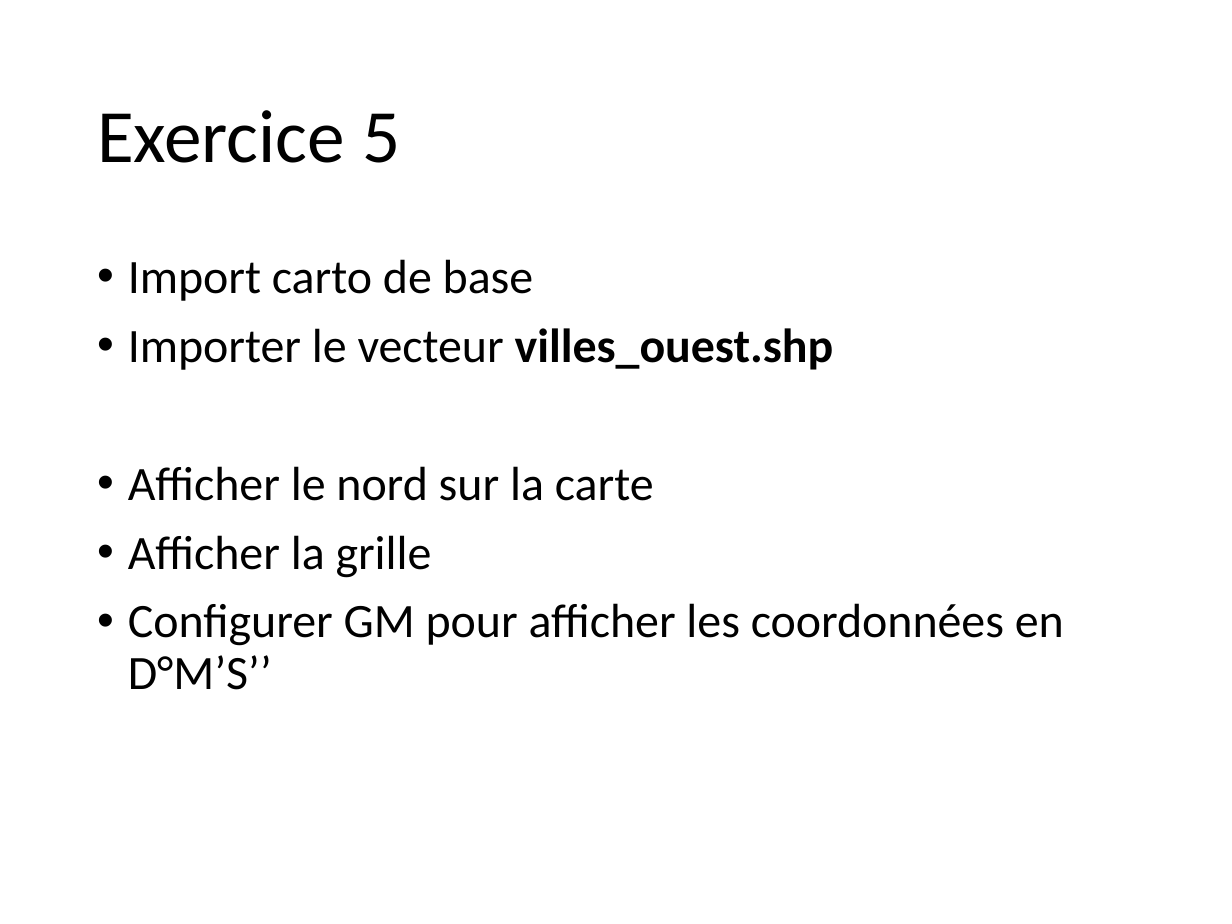
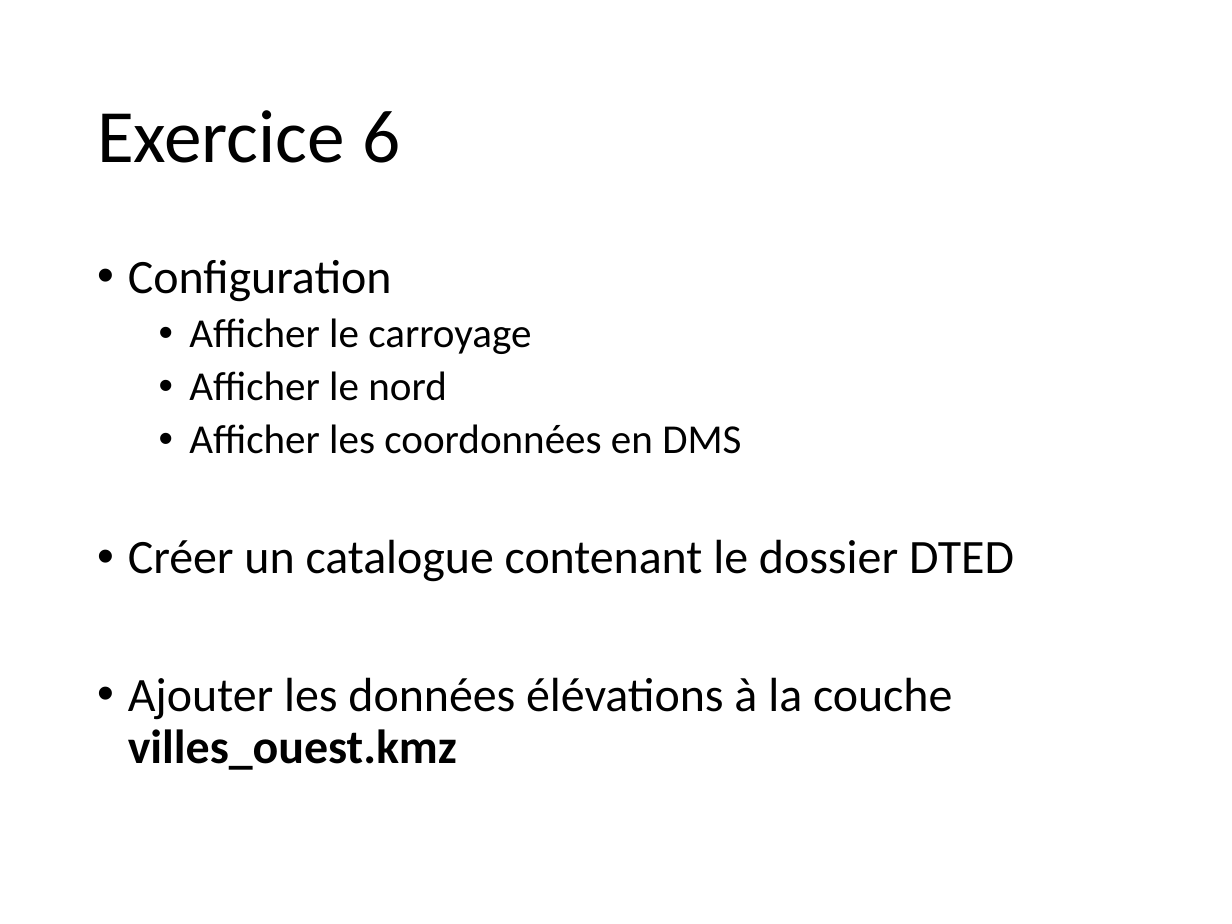
Before and after one commit to 20100dbg/OutilsGeo, a slide deck: slide 16 of cours/GM - Travaux pratiques.pptx (slide 14 before the commit). Drawn at 1232x924 pixels with LibreOffice and Linux fonts; fonts in the diff are those of the drawing; background and template pictures are left out. Boxes give left, top, right and bottom in pixels: in the first picture for what was removed or moved away, otherwise in the second. Text is boxed around its words. In the diff, an @@ line names an element or a change of style, - is before the commit and + after.

```diff
--- a/cours/GM - Travaux pratiques.pptx
+++ b/cours/GM - Travaux pratiques.pptx
@@ title at (x1=97, y1=110, x2=400, y2=163): text changed @@
-Exercice 5
+Exercice 6
@@ text at (x1=128, y1=260, x2=1014, y2=770): text changed @@
-• Import carto de base
-• Importer le vecteur villes_ouest.shp
-• Afficher le nord sur la carte
-• Afficher la grille
-• Configurer GM pour afficher les coordonnées en D°M’S’’
+• Configuration
+  • Afficher le carroyage
+  • Afficher le nord
+  • Afficher les coordonnées en DMS
+• Créer un catalogue contenant le dossier DTED
+• Ajouter les données élévations à la couche villes_ouest.kmz
```
Also in this commit, not shown: 15 other slides changed, 3 slides added, 6 slides removed, 4 other files.
